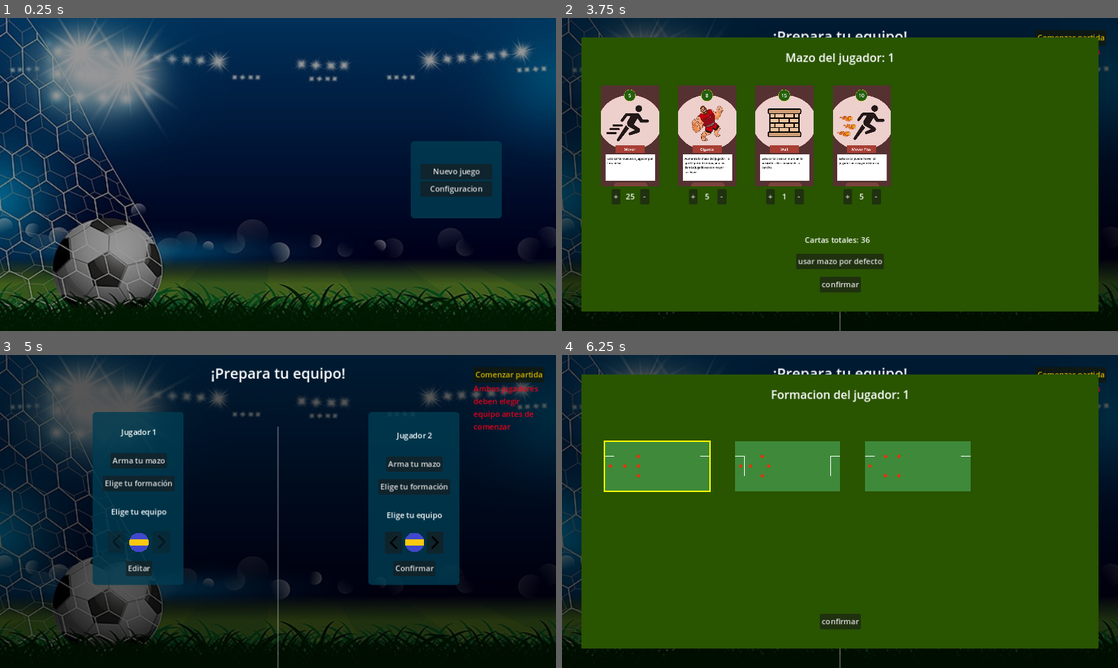
Above: before the commit, frames 1-4 (two rows, left to right).
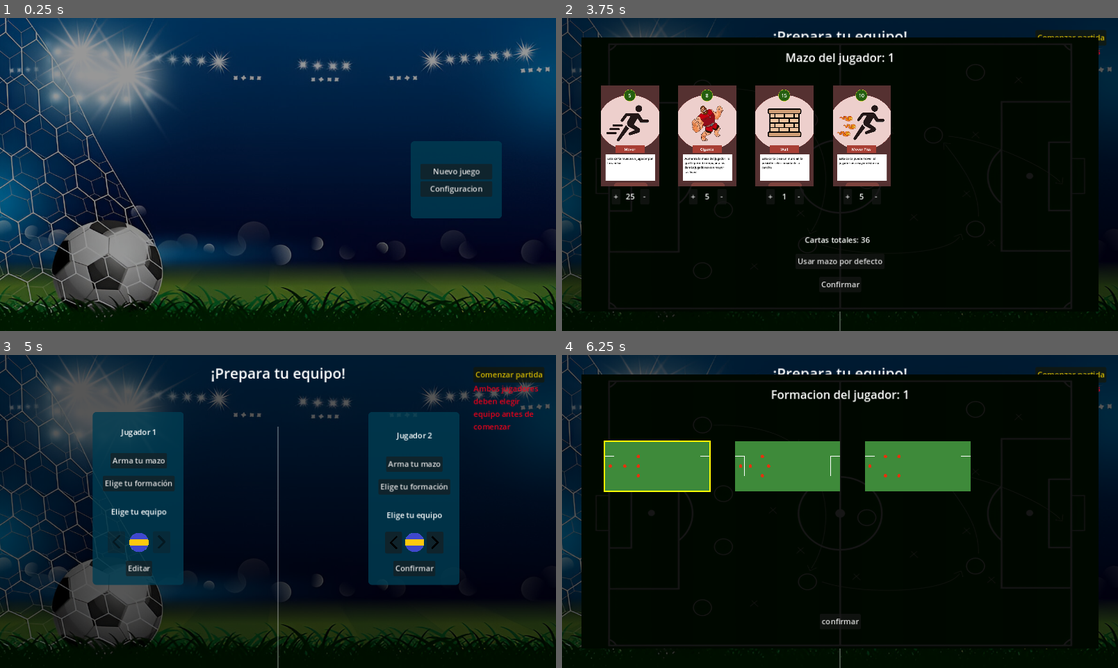
Above: after the commit, the same moments.

Repository: CardozoCasariegoLuciano/IDV_Boss_2024_S2
Game: Godot game, scene res://Views/main_menu/main_menu.tscn
The game is run twice, just before and just after one commit, with the same random seed, the same clock (stepped at 60 frames per second) and the same inputs.
Inputs:
- Up to frame 1 (0.25 s): no input
- Up to frame 2 (3.75 s): click "Nuevo juego" at 0.5 s; click "Confirmar" at 1.25 s; click "Comenzar partida" at 2 s; click "Comenzar partida" at 2.75 s; click "Arma tu mazo" at 3.5 s
- Up to frame 3 (5 s): click "confirmar" (after the commit: "Confirmar") at 4.25 s
- Up to frame 4 (6.25 s): click "Elige tu formación" at 5 s; click "Editar" at 5.75 s

The runs differ from the first frame. In frame 1, 8.6% of the frame differs, in the area x 0-100%, y 0-98%; in frame 2, 68%; in frame 3, 4.2%; in frame 4, 73%.

Commit message:
add imagen de cancha, pantalla de formacion, pantalla de cartas, pantalla de win

Diff:
--- a/Views/finished_turn/finished_turn.tscn
+++ b/Views/finished_turn/finished_turn.tscn
@@ -1,7 +1,7 @@
 [gd_scene load_steps=3 format=3 uid="uid://jkknwe4s7ha"]
 
 [ext_resource type="Script" path="res://Views/finished_turn/finished_turn.gd" id="1_mmvgj"]
-[ext_resource type="Texture2D" uid="uid://ceu3l3dd2xl5r" path="res://assets/fondo/waiting.jpg" id="2_uun3y"]
+[ext_resource type="Texture2D" uid="uid://b68ymaeytvdym" path="res://assets/fondo/waiting.jpeg" id="2_rp872"]
 
 [node name="FinishedTurn" type="CanvasLayer"]
 layer = 10
@@ -17,9 +17,12 @@
 
 [node name="TextureRect" type="TextureRect" parent="."]
 modulate = Color(0.265361, 0.265361, 0.265361, 1)
-offset_right = 1152.0
-offset_bottom = 647.0
-texture = ExtResource("2_uun3y")
+offset_left = -25.0
+offset_top = -64.0
+offset_right = 1176.0
+offset_bottom = 667.0
+texture = ExtResource("2_rp872")
+expand_mode = 1
 
 [node name="VBoxContainer" type="VBoxContainer" parent="."]
 anchors_preset = 8
--- a/Views/main_menu/main_menu.tscn
+++ b/Views/main_menu/main_menu.tscn
@@ -1,7 +1,7 @@
 [gd_scene load_steps=4 format=3 uid="uid://08vgyv8fxof4"]
 
 [ext_resource type="Script" path="res://Views/main_menu/main_menu.gd" id="1_p2c4j"]
-[ext_resource type="Texture2D" uid="uid://bqu0h3skeq02c" path="res://assets/fondo/fondo_main_page.jpg" id="2_2lkum"]
+[ext_resource type="Texture2D" uid="uid://i6qfwa1enryq" path="res://assets/fondo/fondo_main_page.jpeg" id="2_c632s"]
 
 [sub_resource type="StyleBoxFlat" id="StyleBoxFlat_2wcid"]
 bg_color = Color(0, 0.234667, 0.32, 0.807843)
@@ -15,9 +15,11 @@
 
 [node name="TextureRect" type="TextureRect" parent="."]
 modulate = Color(0.593134, 0.593134, 0.593133, 1)
-offset_right = 1153.0
-offset_bottom = 648.0
-texture = ExtResource("2_2lkum")
+offset_left = -2.0
+offset_right = 1161.0
+offset_bottom = 655.0
+texture = ExtResource("2_c632s")
+expand_mode = 1
 
 [node name="menu" type="Panel" parent="."]
 clip_contents = true
--- a/Views/pre_game/deck_selector.tscn
+++ b/Views/pre_game/deck_selector.tscn
@@ -1,6 +1,7 @@
-[gd_scene load_steps=3 format=3 uid="uid://brpe030wttgwg"]
+[gd_scene load_steps=4 format=3 uid="uid://brpe030wttgwg"]
 
 [ext_resource type="Script" path="res://Views/pre_game/deck_selector.gd" id="1_ya6ih"]
+[ext_resource type="Texture2D" uid="uid://cll1pi8k43bxt" path="res://assets/fondo/formation-selector.jpeg" id="2_lkhlj"]
 
 [sub_resource type="LabelSettings" id="LabelSettings_olg7w"]
 font_size = 24
@@ -25,6 +26,16 @@
 offset_bottom = 616.0
 color = Color(0.1595, 0.33, 0, 1)
 
+[node name="TextureRect" type="TextureRect" parent="."]
+modulate = Color(0.0862745, 0.0862745, 0.0862745, 1)
+layout_mode = 0
+offset_left = -13.0
+offset_top = -32.0
+offset_right = 1086.0
+offset_bottom = 608.0
+texture = ExtResource("2_lkhlj")
+expand_mode = 1
+
 [node name="close_button" type="Button" parent="."]
 layout_mode = 1
 anchors_preset = 7
@@ -38,7 +49,7 @@
 offset_bottom = -40.0
 grow_horizontal = 2
 grow_vertical = 0
-text = "confirmar"
+text = "Confirmar"
 
 [node name="Label" type="Label" parent="."]
 layout_mode = 1
@@ -68,7 +79,7 @@
 offset_bottom = -88.0
 grow_horizontal = 2
 grow_vertical = 0
-text = "usar mazo por defecto
+text = "Usar mazo por defecto
 "
 
 [node name="total_quantity" type="Label" parent="."]
--- a/Views/pre_game/formation_selector.tscn
+++ b/Views/pre_game/formation_selector.tscn
@@ -1,6 +1,7 @@
-[gd_scene load_steps=3 format=3 uid="uid://dhql4t8810uip"]
+[gd_scene load_steps=4 format=3 uid="uid://dhql4t8810uip"]
 
 [ext_resource type="Script" path="res://Views/pre_game/formation_selector.gd" id="1_mrtbs"]
+[ext_resource type="Texture2D" uid="uid://cll1pi8k43bxt" path="res://assets/fondo/formation-selector.jpeg" id="2_r7cbf"]
 
 [sub_resource type="LabelSettings" id="LabelSettings_5652c"]
 font_size = 24
@@ -24,6 +25,16 @@
 offset_right = 1077.0
 offset_bottom = 576.0
 color = Color(0.1595, 0.33, 0, 1)
+
+[node name="TextureRect" type="TextureRect" parent="."]
+modulate = Color(0.0859837, 0.0859838, 0.0859838, 1)
+layout_mode = 0
+offset_left = -13.0
+offset_top = -32.0
+offset_right = 1086.0
+offset_bottom = 608.0
+texture = ExtResource("2_r7cbf")
+expand_mode = 1
 
 [node name="close_button" type="Button" parent="."]
 layout_mode = 1
--- a/Views/pre_game/pre_game.tscn
+++ b/Views/pre_game/pre_game.tscn
@@ -4,7 +4,7 @@
 [ext_resource type="PackedScene" uid="uid://brpe030wttgwg" path="res://Views/pre_game/deck_selector.tscn" id="2_osjdq"]
 [ext_resource type="PackedScene" uid="uid://dhql4t8810uip" path="res://Views/pre_game/formation_selector.tscn" id="3_rrcj6"]
 [ext_resource type="Script" path="res://Views/pre_game/control.gd" id="4_dujot"]
-[ext_resource type="Texture2D" uid="uid://bqu0h3skeq02c" path="res://assets/fondo/fondo_main_page.jpg" id="4_w20cj"]
+[ext_resource type="Texture2D" uid="uid://i6qfwa1enryq" path="res://assets/fondo/fondo_main_page.jpeg" id="4_ws0ws"]
 [ext_resource type="Texture2D" uid="uid://46q8mxd534gn" path="res://assets/players/countries/flecha-derecha.png" id="5_3h7e4"]
 [ext_resource type="Texture2D" uid="uid://bwkq05nu12my4" path="res://assets/players/countries/flecha-izquierda.png" id="6_c8s5w"]
 [ext_resource type="Script" path="res://Views/pre_game/control_2.gd" id="7_inoag"]
@@ -23,9 +23,11 @@
 
 [node name="TextureRect" type="TextureRect" parent="."]
 modulate = Color(0.339095, 0.339095, 0.339095, 1)
-offset_right = 1154.0
-offset_bottom = 648.0
-texture = ExtResource("4_w20cj")
+offset_left = -2.0
+offset_right = 1161.0
+offset_bottom = 655.0
+texture = ExtResource("4_ws0ws")
+expand_mode = 1
 
 [node name="Button" type="Button" parent="."]
 modulate = Color(0.945143, 0.819091, 7.70092e-07, 1)
--- a/Views/win_screen/win_screen.tscn
+++ b/Views/win_screen/win_screen.tscn
@@ -1,6 +1,7 @@
-[gd_scene load_steps=2 format=3 uid="uid://llf8e86tdmf3"]
+[gd_scene load_steps=3 format=3 uid="uid://llf8e86tdmf3"]
 
 [ext_resource type="Script" path="res://Views/win_screen/win_screen.gd" id="1_o1w0g"]
+[ext_resource type="Texture2D" uid="uid://chlhiq0602e1k" path="res://assets/fondo/win.jpeg" id="2_88kk1"]
 
 [node name="WinScreen" type="CanvasLayer"]
 script = ExtResource("1_o1w0g")
@@ -8,20 +9,23 @@
 [node name="bg" type="ColorRect" parent="."]
 offset_right = 1155.0
 offset_bottom = 651.0
-color = Color(0.243667, 0.43, 0, 1)
+color = Color(1.58831e-06, 0.409685, 0.530232, 1)
+
+[node name="TextureRect" type="TextureRect" parent="."]
+offset_left = -33.0
+offset_top = -14.0
+offset_right = 1191.0
+offset_bottom = 720.0
+texture = ExtResource("2_88kk1")
 
 [node name="VBoxContainer" type="VBoxContainer" parent="."]
-anchors_preset = 8
+anchors_preset = -1
 anchor_left = 0.5
-anchor_top = 0.5
 anchor_right = 0.5
-anchor_bottom = 0.5
-offset_left = -68.0
-offset_top = -60.0
-offset_right = 68.0
-offset_bottom = 60.0
+offset_left = -169.5
+offset_right = 169.5
+offset_bottom = 222.0
 grow_horizontal = 2
-grow_vertical = 2
 
 [node name="winer_laber" type="Label" parent="VBoxContainer"]
 layout_mode = 2
@@ -40,7 +44,7 @@
 [node name="new_game_button" type="Button" parent="VBoxContainer"]
 layout_mode = 2
 theme_override_font_sizes/font_size = 25
-text = "revancha"
+text = "Revancha"
 
 [node name="exit_button" type="Button" parent="VBoxContainer"]
 layout_mode = 2
--- a/main/main.tscn
+++ b/main/main.tscn
@@ -11,6 +11,7 @@
 [ext_resource type="AudioStream" uid="uid://d4lwsjpnkyoau" path="res://assets/audio/game/goalSfx.ogg" id="6_w4uf2"]
 [ext_resource type="Script" path="res://main/cancha.gd" id="7_5wxwe"]
 [ext_resource type="AudioStream" uid="uid://dey34syvh5rc0" path="res://assets/audio/ui/turnFinished.mp3" id="7_qlwp5"]
+[ext_resource type="Texture2D" uid="uid://d0cpl1bawep2s" path="res://assets/fondo/cancha.png" id="7_u6gt6"]
 [ext_resource type="Script" path="res://main/jugadores.gd" id="9_aknih"]
 [ext_resource type="Script" path="res://main/on_drop_button.gd" id="13_he3rg"]
 [ext_resource type="Script" path="res://main/help_panel.gd" id="13_vx5am"]
@@ -59,6 +60,14 @@
 offset_bottom = 553.0
 color = Color(0.24246, 0.54, 0.2268, 1)
 metadata/_edit_lock_ = true
+
+[node name="TextureRect" type="TextureRect" parent="cancha"]
+offset_left = 28.0
+offset_top = 31.0
+offset_right = 1126.0
+offset_bottom = 557.0
+texture = ExtResource("7_u6gt6")
+expand_mode = 1
 
 [node name="fieldDropDetector" type="Panel" parent="cancha"]
 modulate = Color(1, 0.24, 0.24, 0)
Binary file added: assets/fondo/cancha.png
Not shown, added: assets/fondo/cancha.png.import
Binary file added: assets/fondo/fondo_main_page.jpeg
Not shown, changed: assets/fondo/fondo_main_page.jpeg.import
Binary file removed: assets/fondo/fondo_main_page.jpg
Binary file added: assets/fondo/formation-selector.jpeg
Not shown, added: assets/fondo/formation-selector.jpeg.import
Binary file added: assets/fondo/waiting.jpeg
Not shown, added: assets/fondo/waiting.jpeg.import
Binary file removed: assets/fondo/waiting.jpg
Binary file added: assets/fondo/win.jpeg
Not shown, changed: assets/fondo/win.jpeg.import
(and 1 more such lines)
